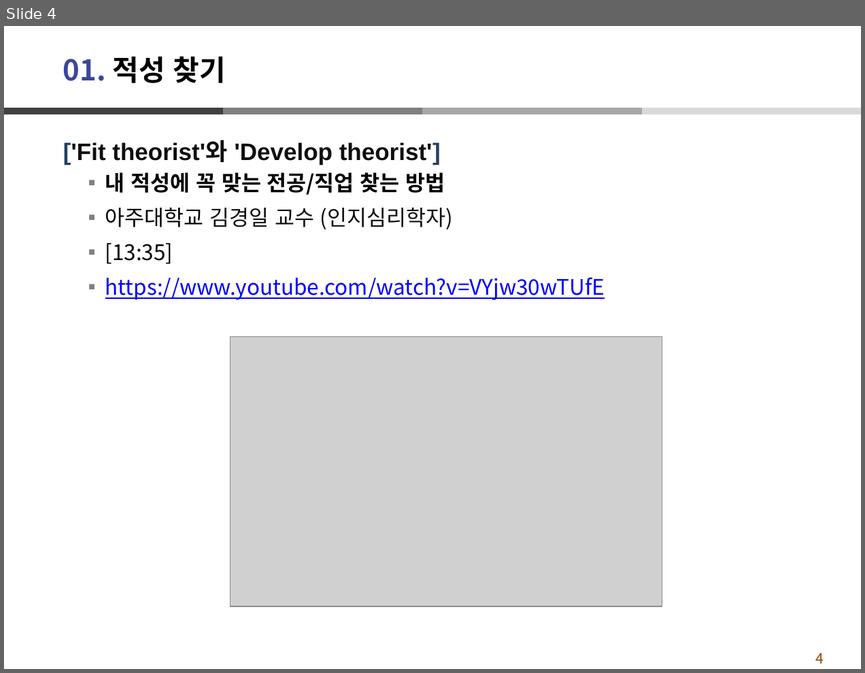
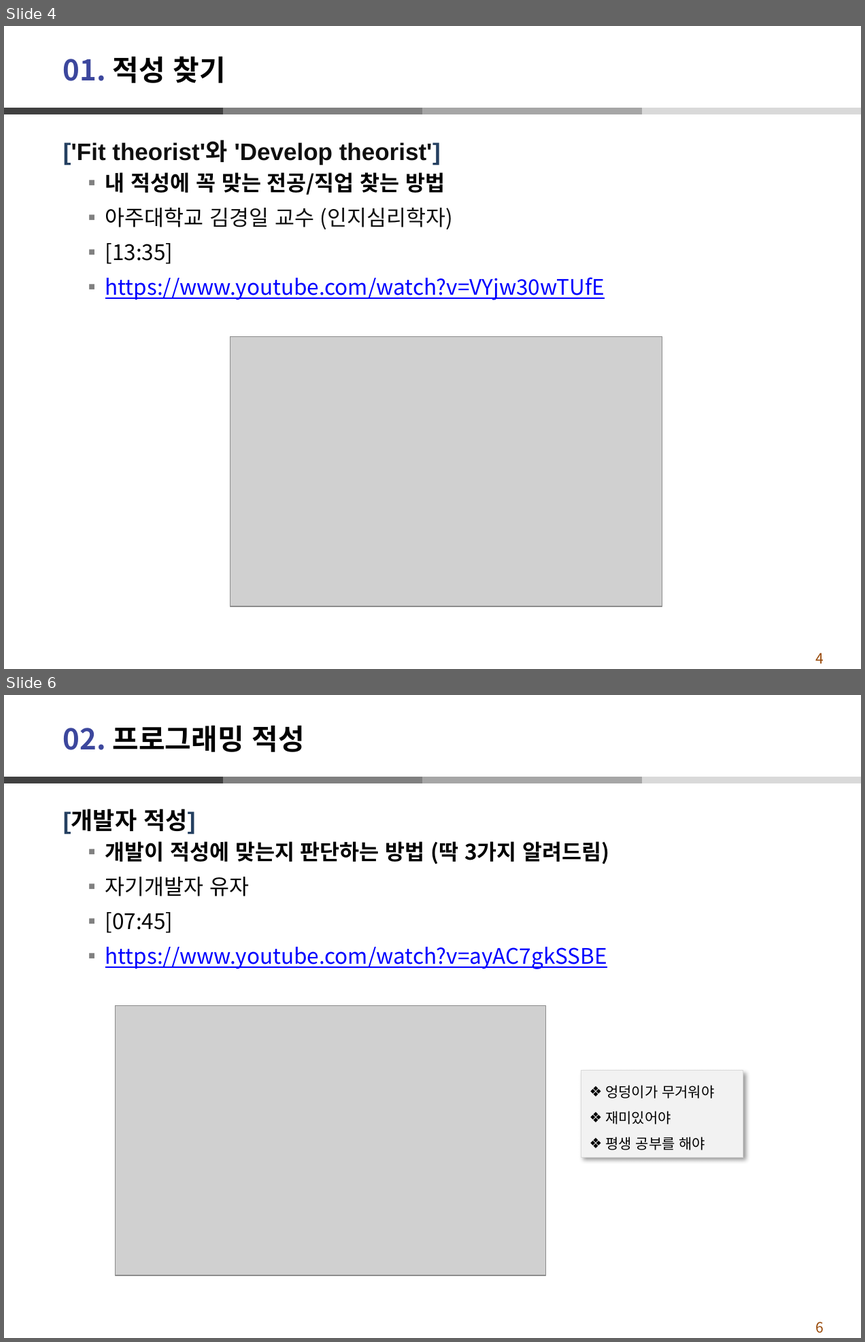
Before and after one commit to dndxor/BCSW, a slide deck: PDF/Ex_SW관련_진로탐색.pptx. Shown one above the other, each under a label of ours: slide 4 before the commit, slides 4 and 6 after it; the slides between them are not shown. The pictures are 865x673 and 865x1342 pixels, drawn with LibreOffice and Linux fonts; fonts in the diff are those of the drawing; grey boxes stand for pictures. Boxes give left, top, right and bottom in pixels: in the first picture for what was removed or moved away, otherwise in the second. Text is boxed around its words. In the diff, an @@ line names an element or a change of style, - is before the commit and + after.

```diff
--- a/PDF/Ex_SW관련_진로탐색.pptx
+++ b/PDF/Ex_SW관련_진로탐색.pptx
@@ slide 6 added at (x1=4, y1=695, x2=861, y2=1338), background #FFFFFF; not listed: 5 template elements that a slide beside it also shows @@
@@ title added at (x1=63, y1=725, x2=305, y2=752), 24 pt, text #000000, bold @@
+02. 프로그래밍 적성
@@ text added at (x1=63, y1=809, x2=610, y2=969), 18 pt, text #000000 @@
+[개발자 적성]
+  ▪ 개발이 적성에 맞는지 판단하는 방법 (딱 3가지 알려드림)
+  ▪ 자기개발자 유자
+  ▪ [07:45]
+  ▪ https://www.youtube.com/watch?v=ayAC7gkSSBE
@@ picture added at (x1=116, y1=1005, x2=545, y2=1275) @@
@@ rectangle added at (x1=581, y1=1070, x2=742, y2=1157), fill #F2F2F2, outline #D9D9D9 0.75 pt, 12 pt, text #000000 @@
+❖ 엉덩이가 무거워야
+❖ 재미있어야
+❖ 평생 공부를 해야
```
Also in this commit, not shown: 3 slides changed, 1 other file.
